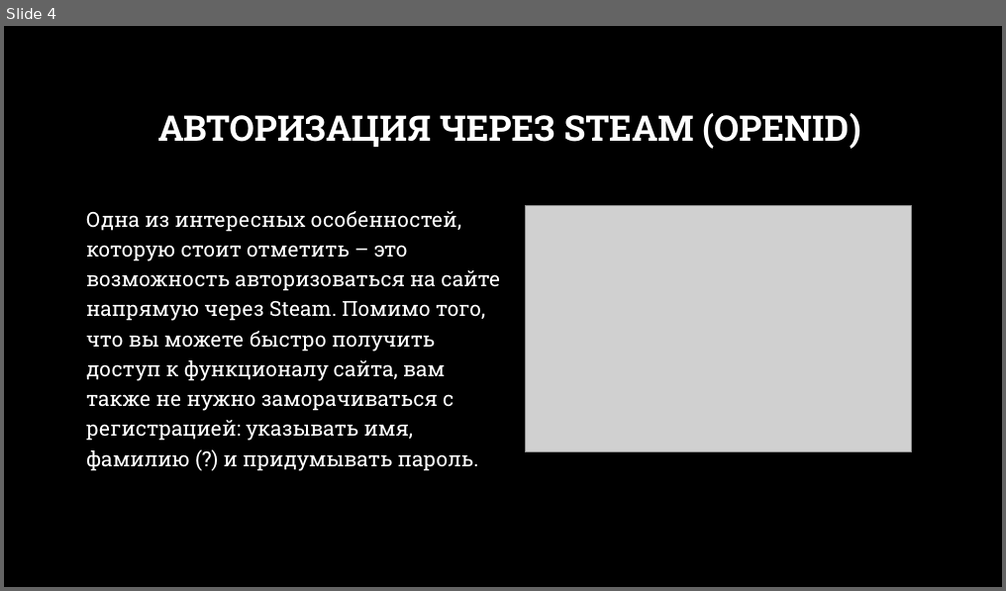
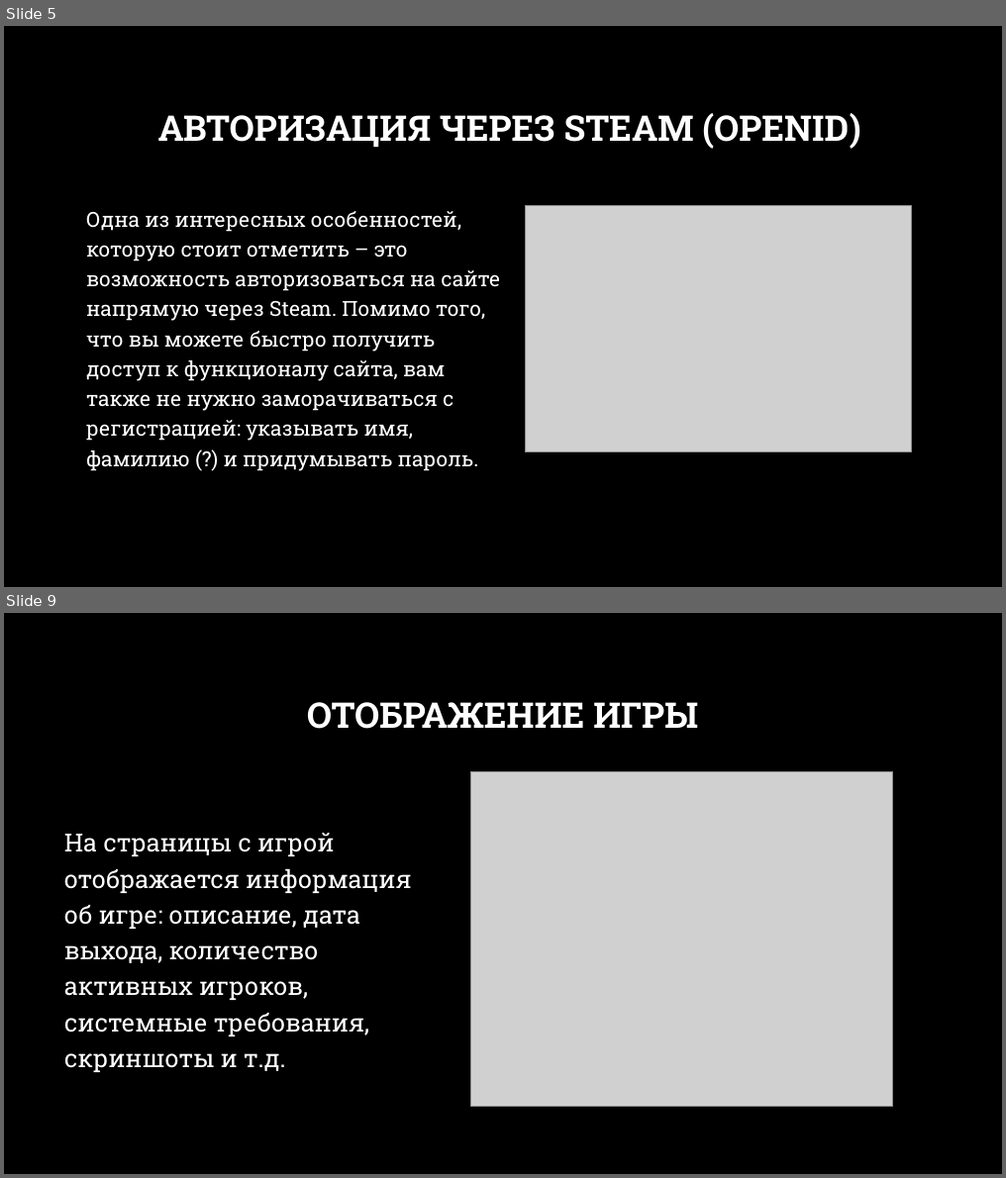
Before and after one commit to Andrey0828/Steamscroller, a slide deck: doc/Steamscroller.PPTX. Shown one above the other, each under a label of ours: slide 4 before the commit, slides 5 and 9 after it; the slides between them are not shown. The pictures are 1006x591 and 1006x1178 pixels, drawn with LibreOffice and Linux fonts; fonts in the diff are those of the drawing; grey boxes stand for pictures; background and template pictures are left out. Boxes give left, top, right and bottom in pixels: in the first picture for what was removed or moved away, otherwise in the second. Text is boxed around its words. In the diff, an @@ line names an element or a change of style, - is before the commit and + after.

```diff
--- a/doc/Steamscroller.PPTX
+++ b/doc/Steamscroller.PPTX
@@ slide 9 added at box(4, 613, 1002, 1174), background picture (left out) @@
@@ title added at box(307, 702, 698, 729), 34 pt, text #FFFFFF, bold @@
+ОТОБРАЖЕНИЕ ИГРЫ
@@ picture added at box(471, 771, 893, 1107) @@
@@ text added at box(64, 833, 411, 1072), 24 pt, text #FFFFFF @@
+На страницы с игрой отображается информация об игре: описание, дата выхода, количество активных игроков, системные требования, скриншоты и т.д.
@@ what was slide 4 is now slide 5 @@
```
Also in this commit, not shown: 1 slide changed, 6 other slides added.
